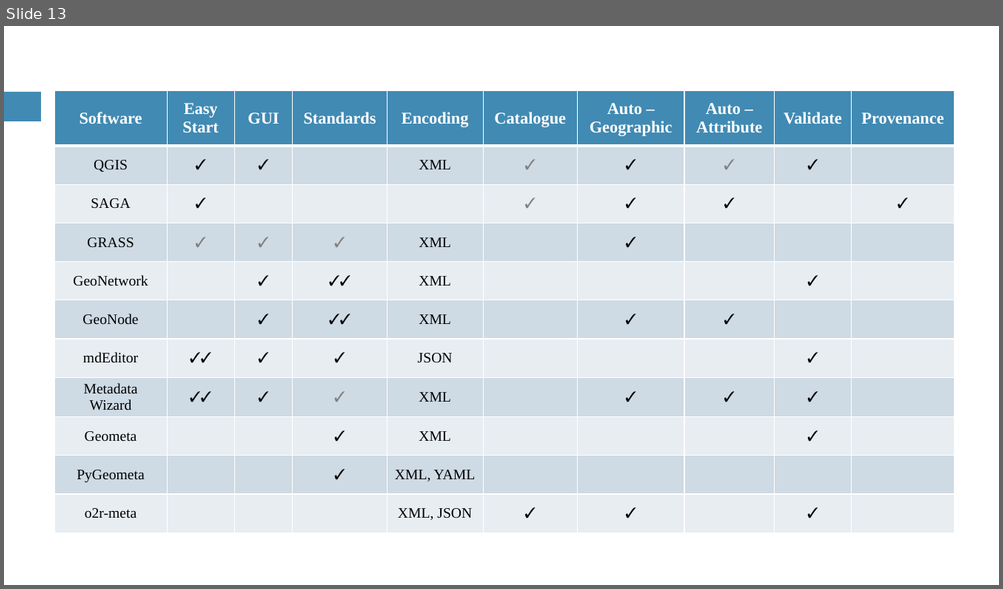
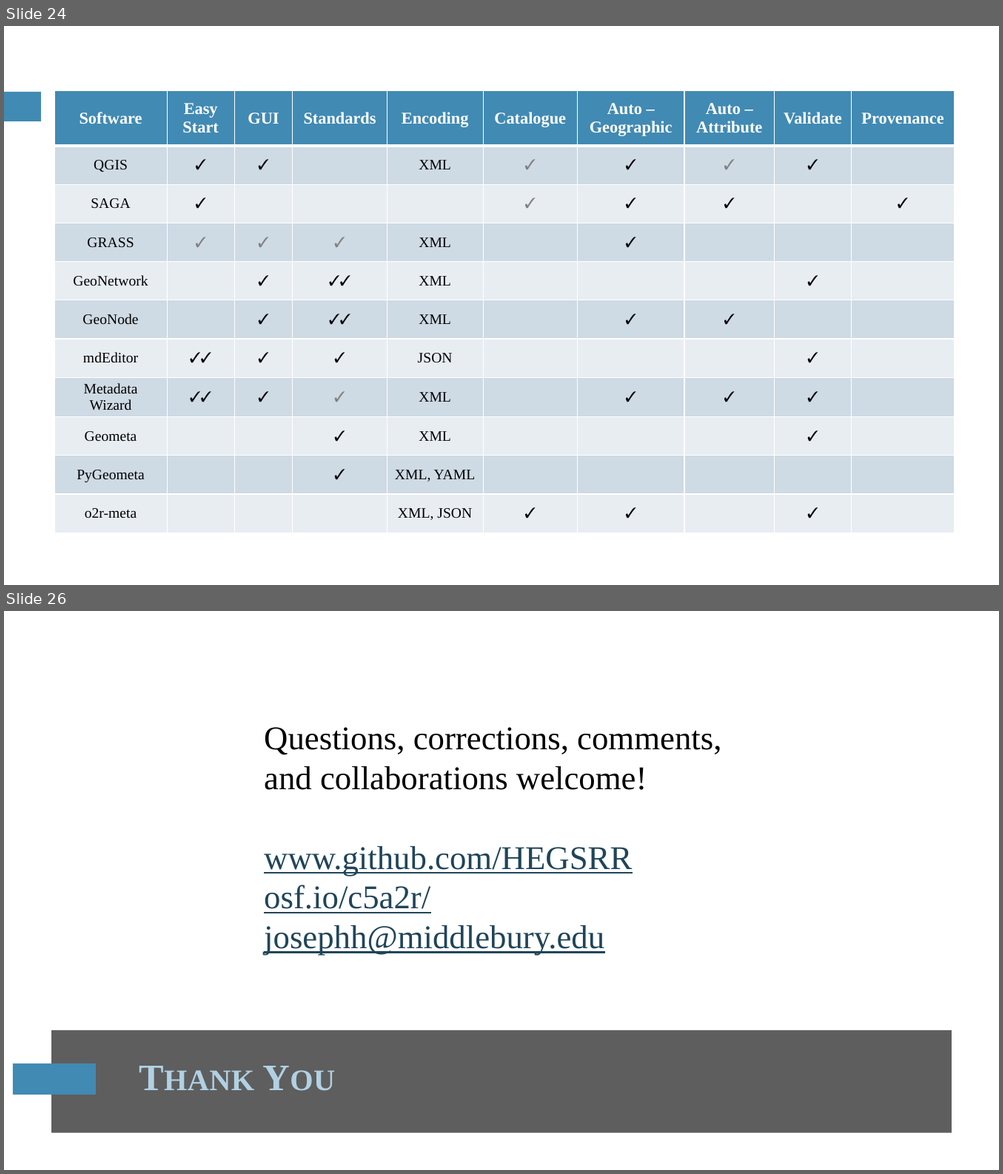
Before and after one commit to HEGSRR/CP-foss4g-2022-metadata, a slide deck: slides/Holler-FOSS4G-2022.pptx. Shown one above the other, each under a label of ours: slide 13 before the commit, slides 24 and 26 after it; the slides between them are not shown. The pictures are 1003x589 and 1003x1174 pixels, drawn with LibreOffice and Linux fonts; fonts in the diff are those of the drawing. Boxes give left, top, right and bottom in pixels: in the first picture for what was removed or moved away, otherwise in the second. Text is boxed around its words. In the diff, an @@ line names an element or a change of style, - is before the commit and + after.

```diff
--- a/slides/Holler-FOSS4G-2022.pptx
+++ b/slides/Holler-FOSS4G-2022.pptx
@@ slide 26 added at (x1=4, y1=611, x2=999, y2=1170), background #FFFFFF @@
@@ text added at (x1=264, y1=727, x2=721, y2=956), 32 pt, text #000000 @@
+Questions, corrections, comments, and collaborations welcome!
+www.github.com/HEGSRR
+osf.io/c5a2r/
+josephh@middlebury.edu
@@ rectangle added at (x1=52, y1=1031, x2=951, y2=1133), fill #5E5E5E @@
@@ text added at (x1=131, y1=1053, x2=923, y2=1102), 36 pt, text #B1D1E3, bold, small capitals @@
+Thank You
@@ rectangle added at (x1=13, y1=1064, x2=96, y2=1095), fill #418AB3 @@
@@ what was slide 13 is now slide 24 @@
```
Also in this commit, not shown: 10 slides changed, 11 other slides added, 1 slide removed, 2 other files.
